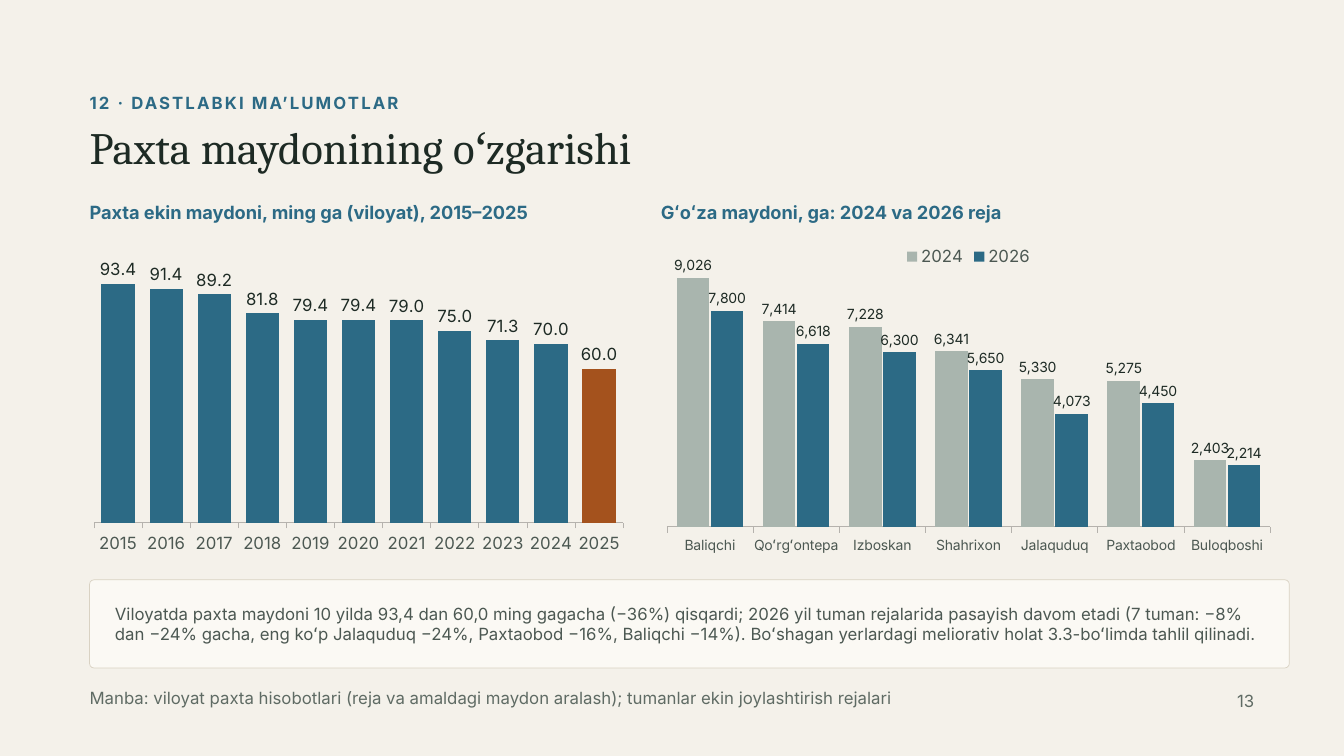
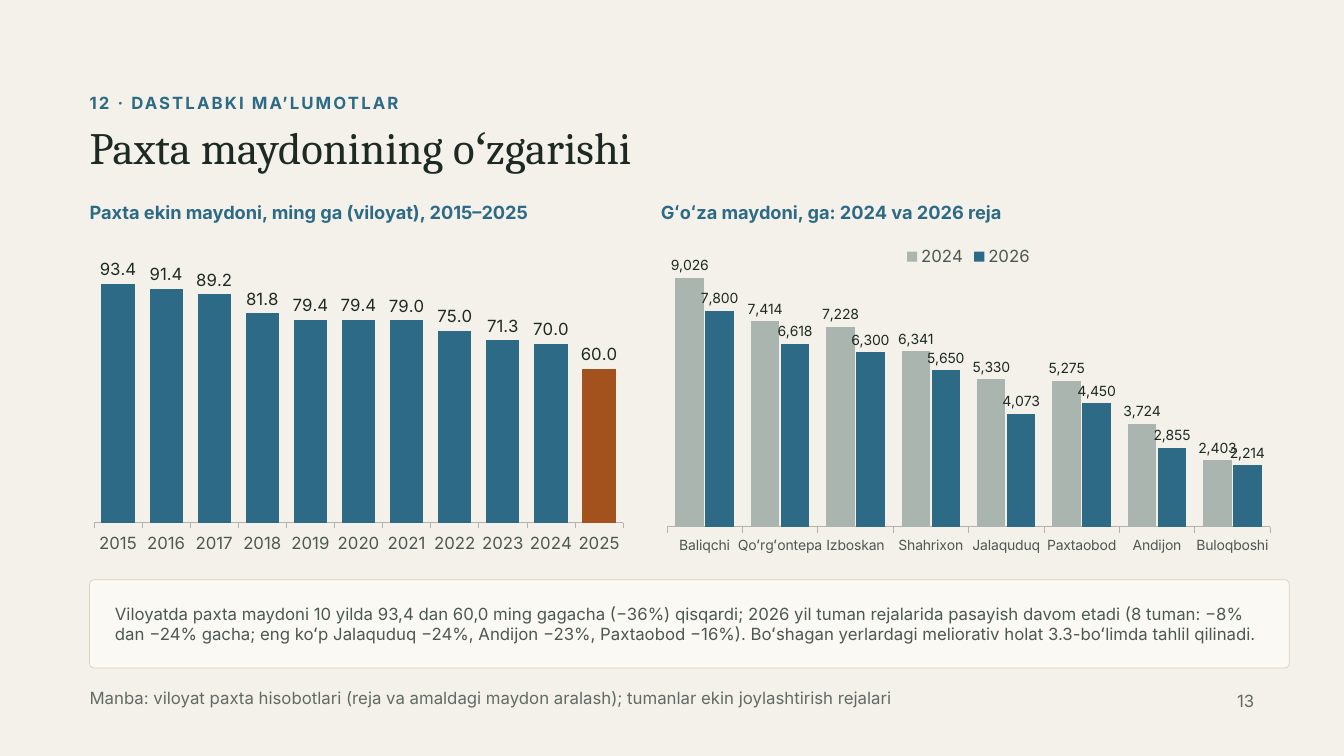
Before and after one commit to Rasuljon007/mirzohid-loyiha, a slide deck: slide 13 of Garbiy_Farg_ona_tuproqlari_GAT_asosida_bashoratlash.pptx. Drawn at 1344x756 pixels with LibreOffice and Linux fonts; fonts in the diff are those of the drawing. Boxes give left, top, right and bottom in pixels: in the first picture for what was removed or moved away, otherwise in the second. Text is boxed around its words. In the diff, an @@ line names an element or a change of style, - is before the commit and + after.

```diff
--- a/Garbiy_Farg_ona_tuproqlari_GAT_asosida_bashoratlash.pptx
+++ b/Garbiy_Farg_ona_tuproqlari_GAT_asosida_bashoratlash.pptx
@@ column chart at (654,235,1282,561) @@
-categories: Baliqchi, Qoʻrgʻontepa, Izboskan, Shahrixon, Jalaquduq, Paxtaobod, Buloqboshi
+categories: Baliqchi, Qoʻrgʻontepa, Izboskan, Shahrixon, Jalaquduq, Paxtaobod, Andijon, Buloqboshi
-2024: 9026, 7414, 7228, 6341, 5330, 5275, 2403
+2024: 9026, 7414, 7228, 6341, 5330, 5275, 3724, 2403
-2026: 7800, 6618, 6300, 5650, 4073, 4450, 2214
+2026: 7800, 6618, 6300, 5650, 4073, 4450, 2855, 2214
@@ text at (115,606,1255,644): text changed @@
-Viloyatda paxta maydoni 10 yilda 93,4 dan 60,0 ming gagacha (−36%) qisqardi; 2026 yil tuman rejalarida pasayish davom etadi (7 tuman: −8% dan −24% gacha, eng koʻp Jalaquduq −24%, Paxtaobod −16%, Baliqchi −14%). Boʻshagan yerlardagi meliorativ holat 3.3-boʻlimda tahlil qilinadi.
+Viloyatda paxta maydoni 10 yilda 93,4 dan 60,0 ming gagacha (−36%) qisqardi; 2026 yil tuman rejalarida pasayish davom etadi (8 tuman: −8% dan −24% gacha; eng koʻp Jalaquduq −24%, Andijon −23%, Paxtaobod −16%). Boʻshagan yerlardagi meliorativ holat 3.3-boʻlimda tahlil qilinadi.
```
